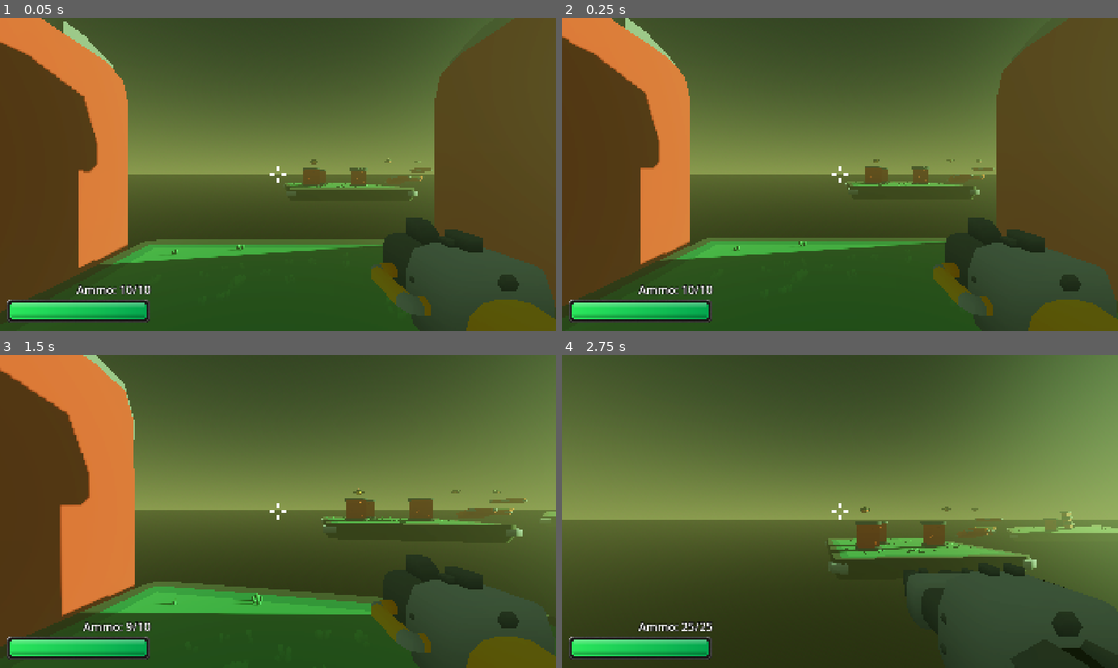
Above: before the commit, frames 1-4 (two rows, left to right).
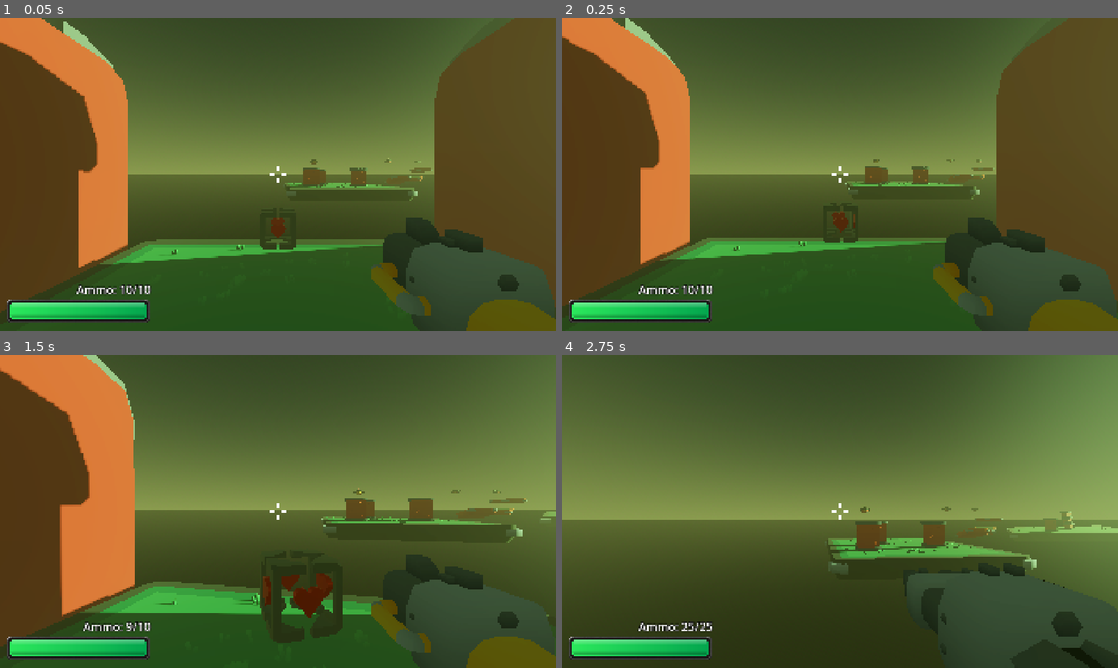
Above: after the commit, the same moments.

Repository: Stone-keep/3d_first_person_shooter
Game: Godot game, scene res://scenes/game.tscn
The game is run twice, just before and just after one commit, with the same random seed, the same clock (stepped at 60 frames per second) and the same inputs. Sound files missing from this copy of the repository are replaced by a short silence.
Inputs (mouse positions are in pixels of both pictures, inside the frame that each line leads up to):
- Up to frame 1 (0.05 s): no input
- Up to frame 2 (0.25 s): no input
- Up to frame 3 (1.5 s): move the mouse to (305, 511) at 0.52 s; press the mouse at (305, 511) at 0.53 s; hold W (forward) from 0.53 s (still down); tap Space (jump) at 0.77 s; move the mouse to (250, 511) at 1.27 s; release the mouse at (250, 511) at 1.28 s; tap Shift (run) at 1.35 s
- Up to frame 4 (2.75 s): keep holding W (forward); tap Space (jump) at 1.52 s; move the mouse to (851, 505) at 2.02 s; tap E (toggle_weapon) at 2.1 s

The runs differ from the first frame. In frame 1, 0.3% of the frame differs, in the area x 46-54%, y 63-74%; in frame 2, 0.2%; in frame 3, 1.9%, in the area x 46-62%, y 69-92%; in frame 4, nothing differs.

Commit message:
Add health pickups

Diff:
--- a/project.godot
+++ b/project.godot
@@ -110,6 +110,7 @@
 3d_physics/layer_1="Terrain"
 3d_physics/layer_2="Player"
 3d_physics/layer_3="Enemies"
+3d_physics/layer_4="Pickups"
 
 [physics]
 
--- a/scenes/game.tscn
+++ b/scenes/game.tscn
@@ -9,6 +9,7 @@
 [ext_resource type="PackedScene" uid="uid://b76dblirrgsw5" path="res://scenes/level/wall_high.tscn" id="6_gee14"]
 [ext_resource type="PackedScene" uid="uid://cgcj07h5wm2ea" path="res://scenes/level/platform_small.tscn" id="7_0tnpc"]
 [ext_resource type="PackedScene" uid="uid://me7darqs3ddi" path="res://scenes/level/wall_low.tscn" id="8_vtaks"]
+[ext_resource type="PackedScene" uid="uid://d3x5o24xqoi4y" path="res://scenes/pickups/heart_pickup.tscn" id="10_vtaks"]
 
 [sub_resource type="ProceduralSkyMaterial" id="ProceduralSkyMaterial_8cj0n"]
 sky_top_color = Color(0.075, 0.13, 0.11, 1)
@@ -102,14 +103,17 @@
 [node name="Enemy10" parent="Characters" unique_id=397139771 instance=ExtResource("2_yqjtg")]
 transform = Transform3D(-0.9988442, 0, -0.048065405, 0, 1, 0, 0.048065405, 0, -0.9988442, -12.4305, 5.5466013, 50.95417)
 
-[node name="PlatformSmall" parent="Characters" unique_id=1491854640 instance=ExtResource("7_0tnpc")]
-transform = Transform3D(-3.715468e-07, -8.5, 0, 8.5, -3.715468e-07, 0, 0, 0, 8.5, -8.005358, 0, 2.7463026)
-
-[node name="PlatformSmall2" parent="Characters" unique_id=1748684640 instance=ExtResource("7_0tnpc")]
-transform = Transform3D(1.6240827e-14, 3.715468e-07, 8.5, 8.5, -3.715468e-07, 0, 3.715468e-07, 8.5, -3.715468e-07, -0.15437698, 0, 10.166223)
-
-[node name="PlatformSmall3" parent="Characters" unique_id=1568771089 instance=ExtResource("7_0tnpc")]
-transform = Transform3D(3.715468e-07, 8.5, -1.2834644e-06, 8.5, -3.715468e-07, 0, -5.6102008e-14, -1.2834644e-06, -8.5, 7.9958954, 0, 3.2471504)
+[node name="Enemy11" parent="Characters" unique_id=1428710742 instance=ExtResource("2_yqjtg")]
+transform = Transform3D(-0.9945036, 0, 0.10470206, 0, 1, 0, -0.10470206, 0, -0.9945036, -42.526962, 4.6229606, 12.574052)
+
+[node name="Enemy12" parent="Characters" unique_id=1156788697 instance=ExtResource("2_yqjtg")]
+transform = Transform3D(-0.66951966, 0, -0.74279433, 0, 1, 0, 0.74279433, 0, -0.66951966, -54.3893, 1.2815671, 13.028919)
+
+[node name="Enemy13" parent="Characters" unique_id=654601256 instance=ExtResource("2_yqjtg")]
+transform = Transform3D(-0.7332078, 0, 0.68000466, 0, 1, 0, -0.68000466, 0, -0.7332078, -32.599934, 2.0545888, 11.137186)
+
+[node name="Enemy14" parent="Characters" unique_id=2057805855 instance=ExtResource("2_yqjtg")]
+transform = Transform3D(0.4897477, 0, -0.8718642, 0, 1, 0, 0.8718642, 0, 0.4897477, -44.673767, 2.691966, 67.60117)
 
 [node name="Level" type="Node3D" parent="." unique_id=198287855]
 
@@ -287,26 +291,28 @@
 [node name="WallHigh17" parent="Level" unique_id=1377643806 instance=ExtResource("6_gee14")]
 transform = Transform3D(1.2780033, 0.23813309, 0, -0.23813309, 1.2780033, 0, 0, 0, 1.3, -41.398273, -1.3285104, 15.62341)
 
-[node name="WallLow" parent="." unique_id=918494049 instance=ExtResource("8_vtaks")]
+[node name="PlatformSmall11" parent="Level" unique_id=1491854640 instance=ExtResource("7_0tnpc")]
+transform = Transform3D(-3.715468e-07, -8.5, 0, 8.5, -3.715468e-07, 0, 0, 0, 8.5, -8.005358, 0, 2.7463026)
+
+[node name="PlatformSmall12" parent="Level" unique_id=1748684640 instance=ExtResource("7_0tnpc")]
+transform = Transform3D(1.6240827e-14, 3.715468e-07, 8.5, 8.5, -3.715468e-07, 0, 3.715468e-07, 8.5, -3.715468e-07, -0.15437698, 0, 10.166223)
+
+[node name="PlatformSmall13" parent="Level" unique_id=1568771089 instance=ExtResource("7_0tnpc")]
+transform = Transform3D(3.715468e-07, 8.5, -1.2834644e-06, 8.5, -3.715468e-07, 0, -5.6102008e-14, -1.2834644e-06, -8.5, 7.9958954, 0, 3.2471504)
+
+[node name="WallLow17" parent="Level" unique_id=918494049 instance=ExtResource("8_vtaks")]
 transform = Transform3D(1, 0, 0, 0, 1, 0, 0, 0, 1, -41.255833, -1.1590896, 20.17385)
 
-[node name="WallLow2" parent="." unique_id=1234949972 instance=ExtResource("8_vtaks")]
+[node name="WallLow18" parent="Level" unique_id=1234949972 instance=ExtResource("8_vtaks")]
 transform = Transform3D(0.8073415, 0, 0.59008443, 0, 1, 0, -0.59008443, 0, 0.8073415, -41.303425, -0.3590889, 20.15742)
 
-[node name="WallLow3" parent="." unique_id=850739969 instance=ExtResource("8_vtaks")]
+[node name="WallLow19" parent="Level" unique_id=850739969 instance=ExtResource("8_vtaks")]
 transform = Transform3D(0.70235187, 0, -0.71182996, 0, 1, 0, 0.71182996, 0, 0.70235187, -41.365414, 0.44091117, 20.098185)
 
-[node name="WallLow4" parent="." unique_id=1845674151 instance=ExtResource("8_vtaks")]
+[node name="WallLow20" parent="Level" unique_id=1845674151 instance=ExtResource("8_vtaks")]
 transform = Transform3D(1.5704978, 0.46438006, 0.9632696, -0.39585158, 1.8423765, -0.2427968, -0.99339753, 0, 1.6196178, -44.984447, -1.5475028, 19.294031)
 
-[node name="Enemy" parent="." unique_id=1428710742 instance=ExtResource("2_yqjtg")]
-transform = Transform3D(-0.9945036, 0, 0.10470206, 0, 1, 0, -0.10470206, 0, -0.9945036, -42.526962, 4.6229606, 12.574052)
-
-[node name="Enemy2" parent="." unique_id=1156788697 instance=ExtResource("2_yqjtg")]
-transform = Transform3D(-0.66951966, 0, -0.74279433, 0, 1, 0, 0.74279433, 0, -0.66951966, -54.3893, 1.2815671, 13.028919)
-
-[node name="Enemy3" parent="." unique_id=654601256 instance=ExtResource("2_yqjtg")]
-transform = Transform3D(-0.7332078, 0, 0.68000466, 0, 1, 0, -0.68000466, 0, -0.7332078, -32.599934, 2.0545888, 11.137186)
-
-[node name="Enemy4" parent="." unique_id=2057805855 instance=ExtResource("2_yqjtg")]
-transform = Transform3D(0.4897477, 0, -0.8718642, 0, 1, 0, 0.8718642, 0, 0.4897477, -44.673767, 2.691966, 67.60117)
+[node name="Pickups" type="Node3D" parent="." unique_id=32930930]
+
+[node name="HeartPickup" parent="Pickups" unique_id=1418570969 instance=ExtResource("10_vtaks")]
+transform = Transform3D(1, 0, 0, 0, 1, 0, 0, 0, 1, 0, 0.8378602, 0)
--- a/scenes/hud.gd
+++ b/scenes/hud.gd
@@ -12,7 +12,7 @@
 	player_hp_bar.max_value = max_health
 
 	var tween = create_tween()
-	tween.tween_property(player_hp_bar, "value", current_health, 0.2)
+	tween.tween_property(player_hp_bar, "value", current_health, 0.3)
 
 	var value := player_hp_bar.value
 	var max_value := player_hp_bar.max_value
--- /dev/null
+++ b/scenes/pickups/heart_pickup.gd
@@ -0,0 +1,23 @@
+extends Area3D
+
+@onready var heart_model: Node3D = $Model
+
+var heal_amount := 20
+
+func _ready() -> void:
+	animate()
+
+func _process(delta: float) -> void:
+	rotate_y(0.3 * delta)
+
+func animate():
+	var tween = create_tween()
+	tween.set_loops()
+
+	tween.tween_property(heart_model, "position:y", 0.15, 3.0)
+	tween.tween_property(heart_model, "position:y", -0.15, 3.0)
+
+func _on_body_entered(player: Node3D) -> void:
+	if player.is_in_group("player"):
+		player.heal_up(heal_amount)
+		call_deferred("queue_free")
--- /dev/null
+++ b/scenes/pickups/heart_pickup.tscn
@@ -0,0 +1,21 @@
+[gd_scene format=3 uid="uid://d3x5o24xqoi4y"]
+
+[ext_resource type="Script" uid="uid://chtuycimfccoi" path="res://scenes/pickups/heart_pickup.gd" id="1_cnyf0"]
+[ext_resource type="PackedScene" uid="uid://rriv3ajbxnl1" path="res://models/pickup-heart.glb" id="1_lkiph"]
+
+[sub_resource type="BoxShape3D" id="BoxShape3D_cnyf0"]
+size = Vector3(0.54785156, 0.6923828, 0.5588379)
+
+[node name="HeartPickup" type="Area3D" unique_id=1418570969]
+collision_layer = 8
+collision_mask = 2
+script = ExtResource("1_cnyf0")
+
+[node name="Model" parent="." unique_id=1632374105 instance=ExtResource("1_lkiph")]
+transform = Transform3D(4, 0, 0, 0, 4, 0, 0, 0, 4, 0, 0, 0)
+
+[node name="CollisionShape3D" type="CollisionShape3D" parent="." unique_id=1815246122]
+transform = Transform3D(2, 0, 0, 0, 2, 0, 0, 0, 2, 0, 0, 0)
+shape = SubResource("BoxShape3D_cnyf0")
+
+[connection signal="body_entered" from="." to="." method="_on_body_entered"]
--- a/scenes/player.gd
+++ b/scenes/player.gd
@@ -195,5 +195,10 @@
 	if current_health <= 0:
 		die()
 
+func heal_up(amount: int):
+	current_health += amount
+	health_changed.emit(current_health, max_health)
+	print("Player health: %s/%s" % [current_health, max_health])
+
 func die():
 	print("player dead")
--- a/scenes/player.tscn
+++ b/scenes/player.tscn
@@ -15,7 +15,7 @@
 
 [node name="Player" type="CharacterBody3D" unique_id=1309102338 groups=["player"]]
 collision_layer = 2
-collision_mask = 5
+collision_mask = 13
 script = ExtResource("1_3vyb7")
 shot_impact_scene = ExtResource("2_g2els")
 
Binary file added: models/pickup-heart.glb
Not shown, added: models/pickup-heart.glb.import
Not shown, added: scenes/pickups/heart_pickup.gd.uid
Not shown, changed: README.md
